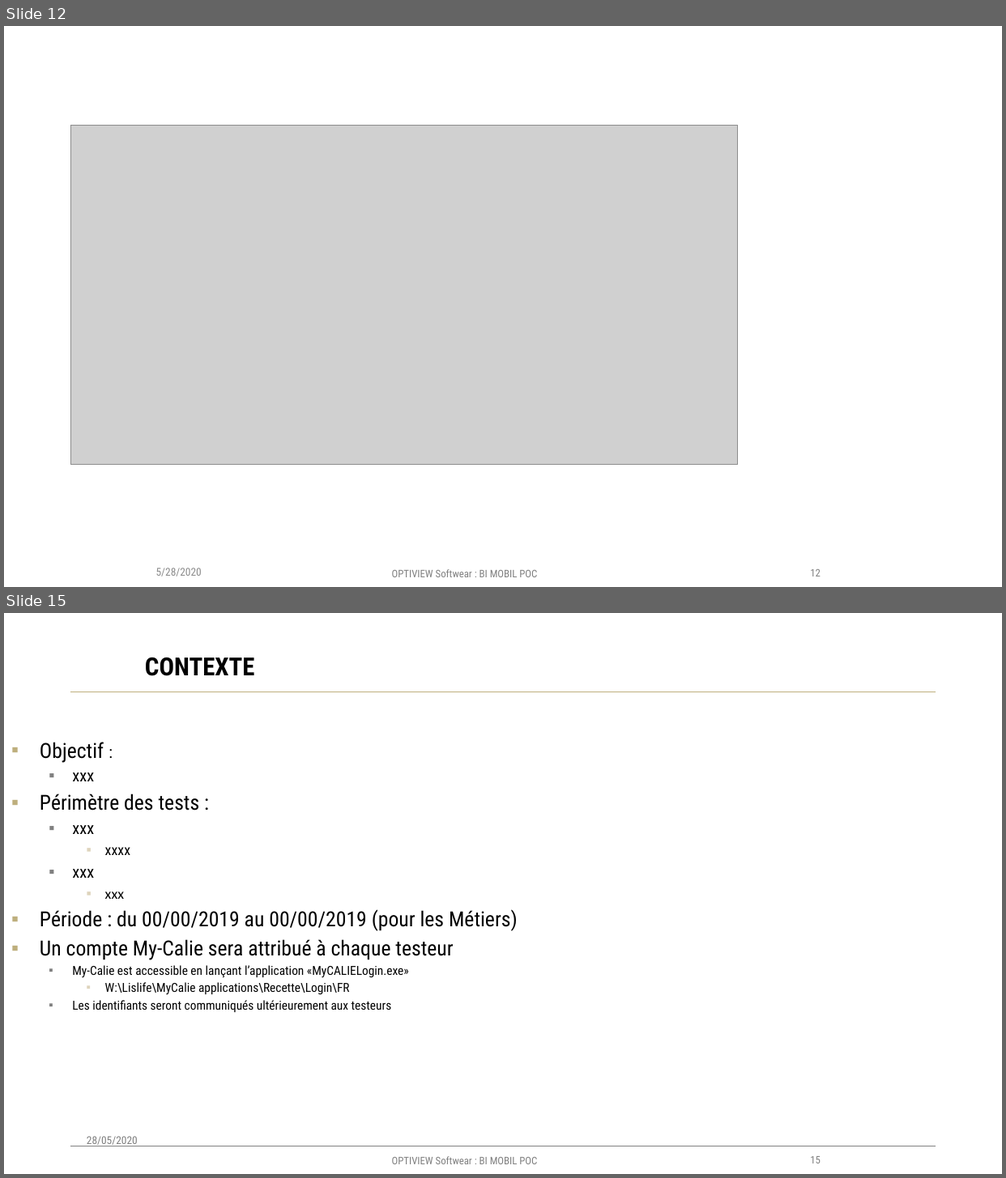
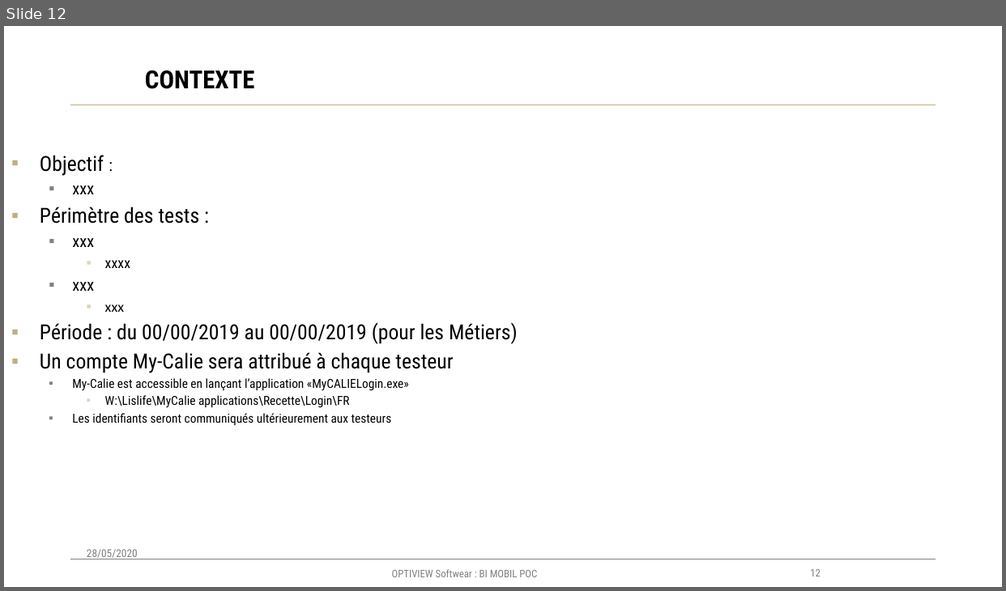
Before and after one commit to DIBASSI/ZEUS, a slide deck: Documentation/CHAPITRE 01 - Livret d'acceuille.pptx. Shown one above the other, each under a label of ours: slides 12 and 15 before the commit, slide 12 after it; the slides between them are not shown. The pictures are 1006x1178 and 1006x591 pixels, drawn with LibreOffice and Linux fonts; fonts in the diff are those of the drawing; grey boxes stand for pictures. Boxes give left, top, right and bottom in pixels: in the first picture for what was removed or moved away, otherwise in the second. Text is boxed around its words. In the diff, an @@ line names an element or a change of style, - is before the commit and + after.

```diff
--- a/Documentation/CHAPITRE 01 - Livret d'acceuille.pptx
+++ b/Documentation/CHAPITRE 01 - Livret d'acceuille.pptx
@@ slide 12 removed at (x1=4, y1=26, x2=1002, y2=587), background #FFFFFF; not listed: 3 template elements that a slide beside it also shows @@
@@ picture removed at (x1=70, y1=125, x2=738, y2=465) @@
@@ text removed at (x1=156, y1=568, x2=202, y2=577) @@
-5/28/2020
@@ what was slide 15 is now slide 12 @@
@@ page number at (x1=810, y1=570, x2=820, y2=577): text changed @@
-15
+12
```
Also in this commit, not shown: 3 slides changed, 2 slides added, 4 other slides removed, 1 other file.
